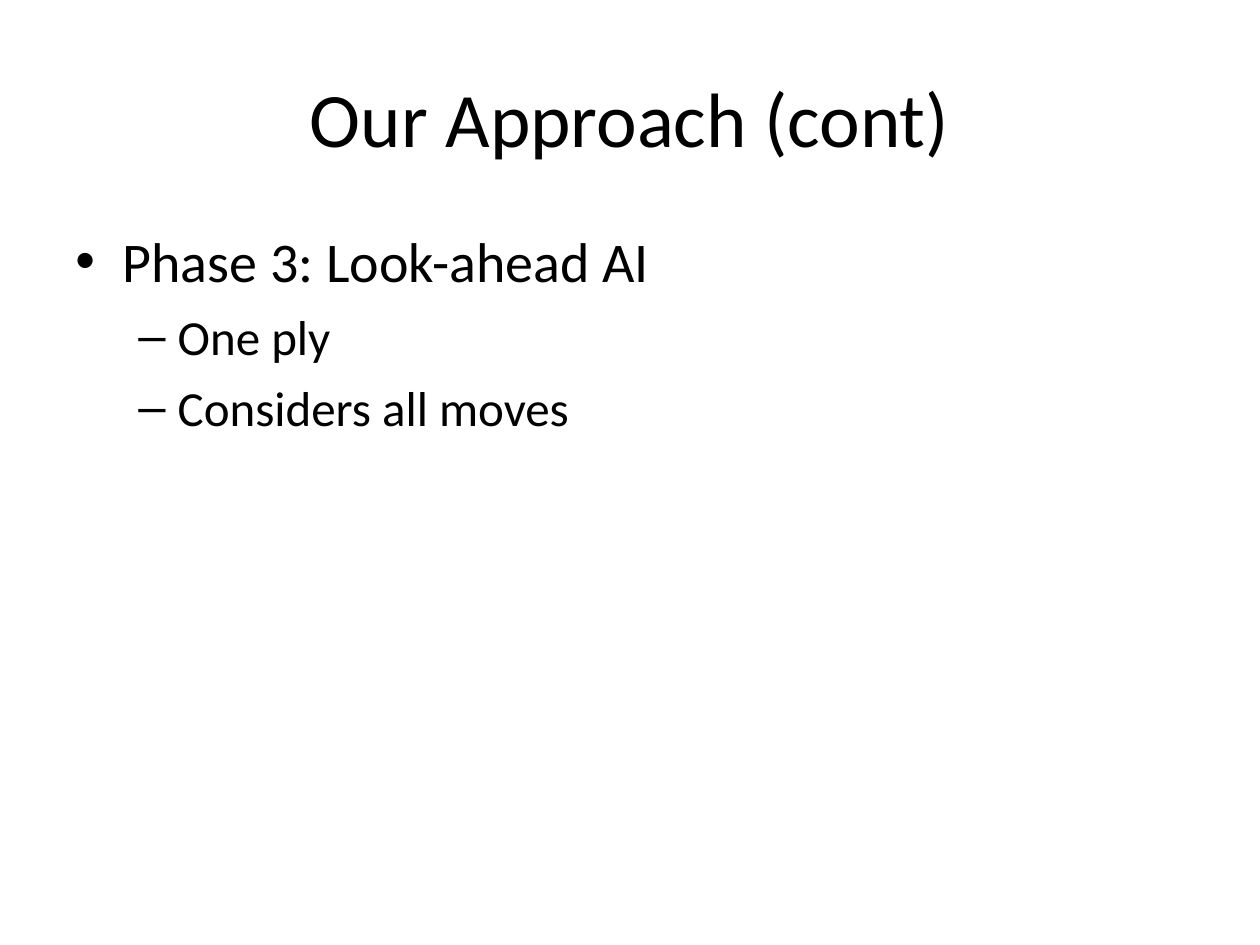
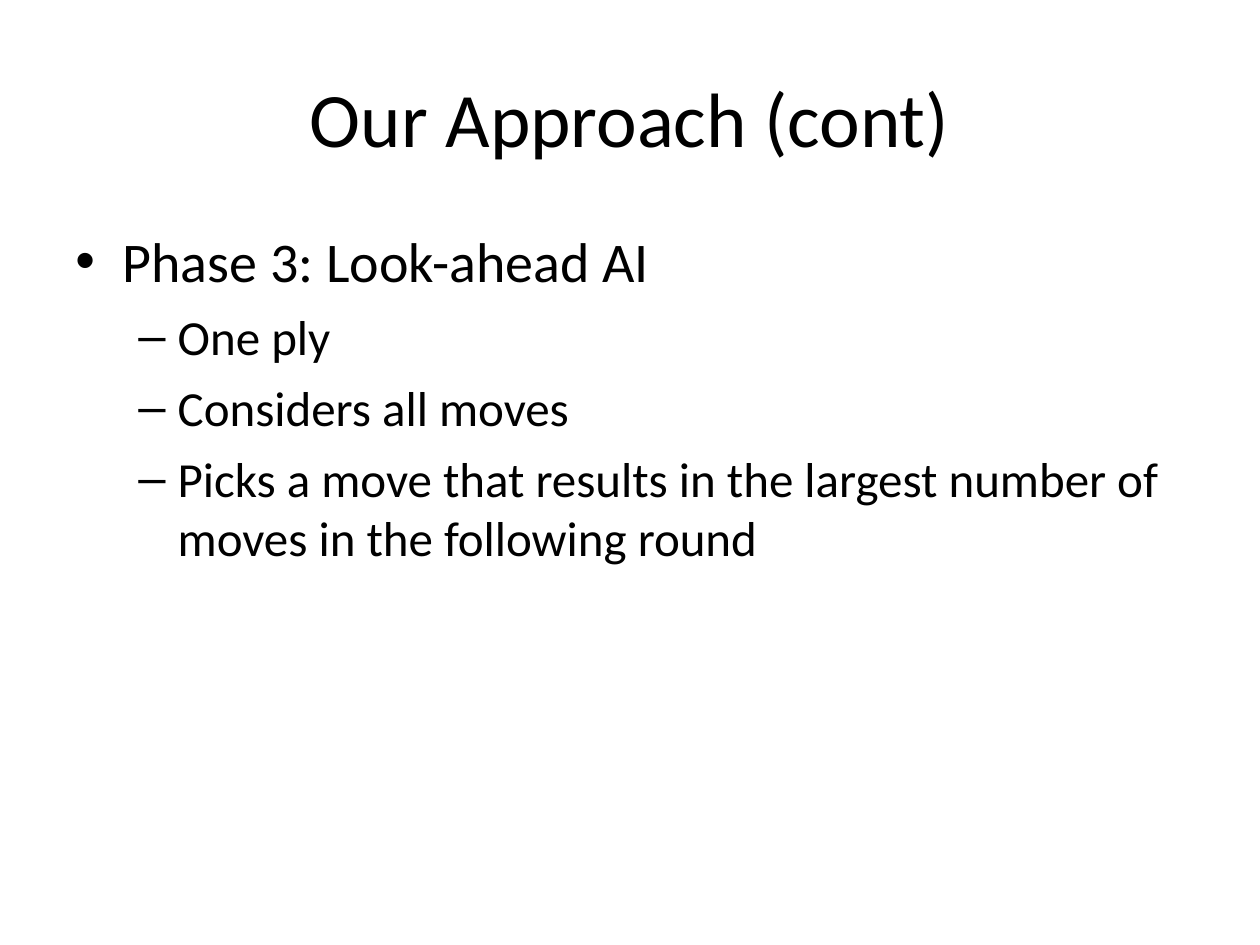
Before and after one commit to supastan/blokus, a slide deck: slide 7 of Blokus presentation.ppt (slide 6 before the commit). Drawn at 1260x945 pixels with LibreOffice and Linux fonts; fonts in the diff are those of the drawing. Boxes give left, top, right and bottom in pixels: in the first picture for what was removed or moved away, otherwise in the second. Text is boxed around its words. In the diff, an @@ line names an element or a change of style, - is before the commit and + after.

```diff
--- a/Blokus presentation.ppt
+++ b/Blokus presentation.ppt
@@ text at (178,463,1158,565): paragraph added @@
+  – Picks a move that results in the largest number of moves in the following round
```
Also in this commit, not shown: 5 other slides changed, 1 slide added, 4 other files.
